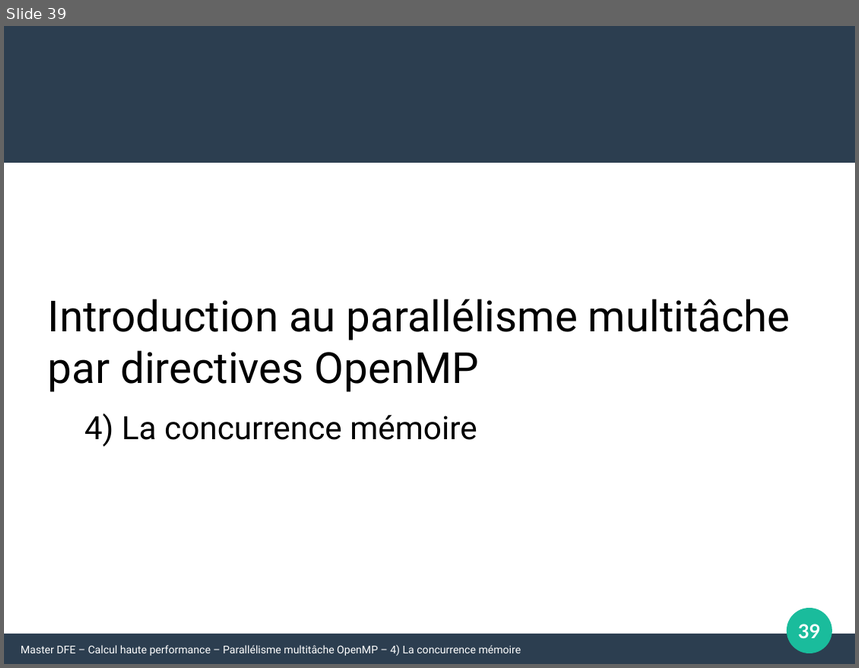
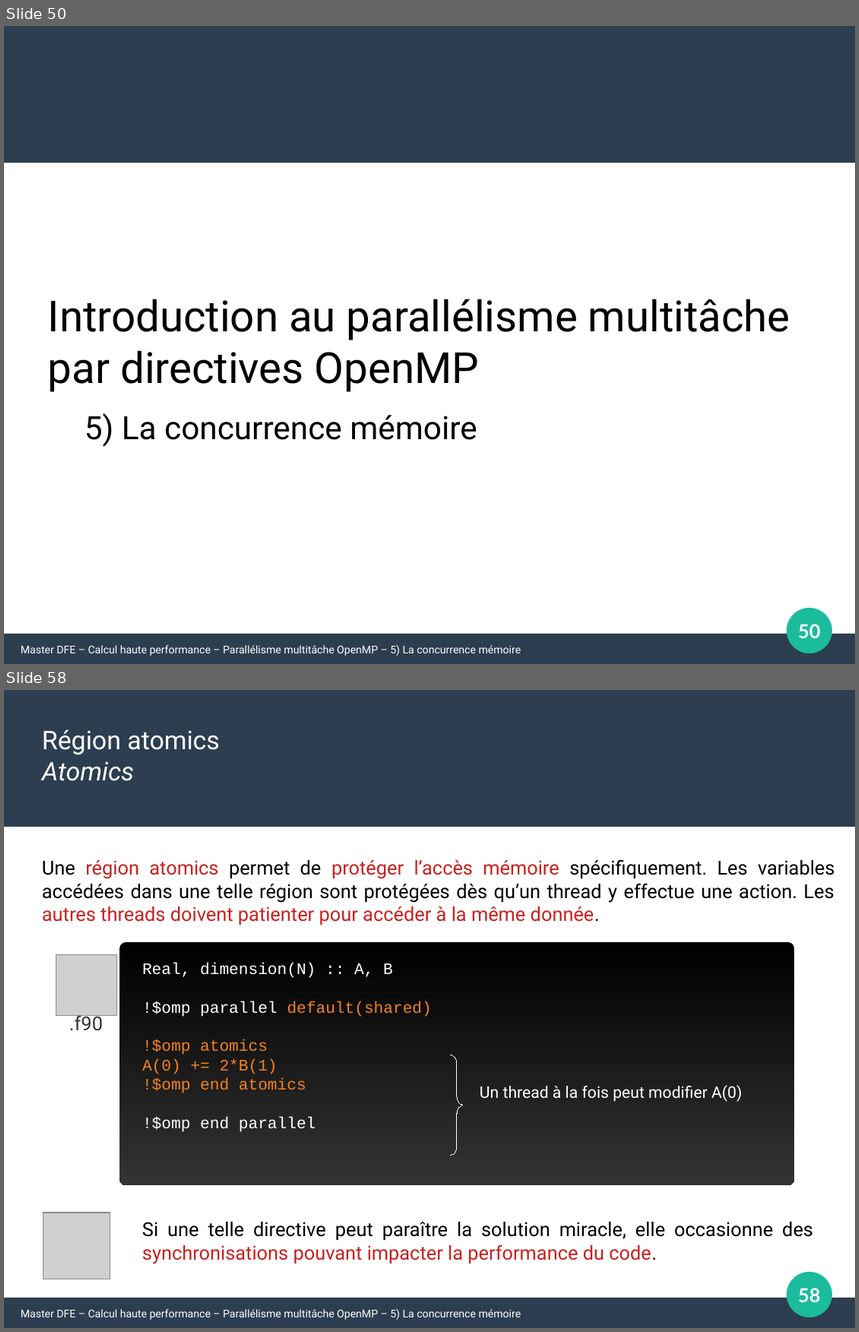
Before and after one commit to Maison-de-la-Simulation/HPC-DFE-Paris-Saclay, a slide deck: support/OpenMP.odp. Shown one above the other, each under a label of ours: slide 39 before the commit, slides 50 and 58 after it; the slides between them are not shown. The pictures are 859x668 and 859x1332 pixels, drawn with LibreOffice and Linux fonts; fonts in the diff are those of the drawing; grey boxes stand for pictures. Boxes give left, top, right and bottom in pixels: in the first picture for what was removed or moved away, otherwise in the second. Text is boxed around its words. In the diff, an @@ line names an element or a change of style, - is before the commit and + after.

Commit message:
Update openMP courses

```diff
--- a/support/OpenMP.odp
+++ b/support/OpenMP.odp
@@ slide 58 added at (4, 690, 855, 1328), background #FFFFFF; not listed: 3 template elements that a slide beside it also shows @@
@@ text added at (42, 730, 220, 781), 24 pt, text #FFFFFF @@
+Région atomics
+Atomics
@@ text added at (42, 859, 835, 925), 18 pt, text #000000 @@
+Une région atomics permet de protéger l’accès mémoire spécifiquement. Les variables accédées dans une telle région sont protégées dès qu’un thread y effectue une action. Les autres threads doivent patienter pour accéder à la même donnée.
@@ picture added at (56, 955, 116, 1016) @@
@@ rounded rectangle added at (120, 942, 795, 1186), fill gradient #000000 to #333333 @@
@@ text added at (142, 963, 432, 1132), 15 pt, text #F58220 @@
+Real, dimension(N) :: A, B
+!$omp parallel default(shared)
+!$omp atomics
+A(0) += 2*B(1)
+!$omp end atomics
+!$omp end parallel
@@ text added at (69, 1012, 103, 1031), 18 pt, text #333333 @@
+.f90
@@ freeform shape added at (451, 1056, 464, 1156), outline #FFFFFF 0 pt @@
@@ text added at (480, 1085, 742, 1102), 15 pt, text #FFFFFF @@
+Un thread à la fois peut modifier A(0)
@@ picture added at (44, 1213, 110, 1280) @@
@@ text added at (142, 1222, 813, 1265), 18 pt, text #000000 @@
+Si une telle directive peut paraître la solution miracle, elle occasionne des synchronisations pouvant impacter la performance du code.
@@ page number added at (798, 1288, 820, 1303), 18 pt, text #FFFFFF, bold @@
+58
@@ text added at (21, 1309, 522, 1320), 10 pt, text #FFFFFF @@
+Master DFE – Calcul haute performance – Parallélisme multitâche OpenMP – 5) La concurrence mémoire
@@ what was slide 39 is now slide 50 @@
@@ slide 50 changed as well @@
@@ text at (85, 414, 477, 447): text changed @@
-4) La concurrence mémoire
+5) La concurrence mémoire
@@ page number at (798, 624, 820, 639): text changed @@
-39
+50
@@ text at (21, 645, 522, 656): text changed @@
-Master DFE – Calcul haute performance – Parallélisme multitâche OpenMP – 4) La concurrence mémoire
+Master DFE – Calcul haute performance – Parallélisme multitâche OpenMP – 5) La concurrence mémoire
```
Also in this commit, not shown: 19 other slides changed, 21 other slides added, 7 other files.
